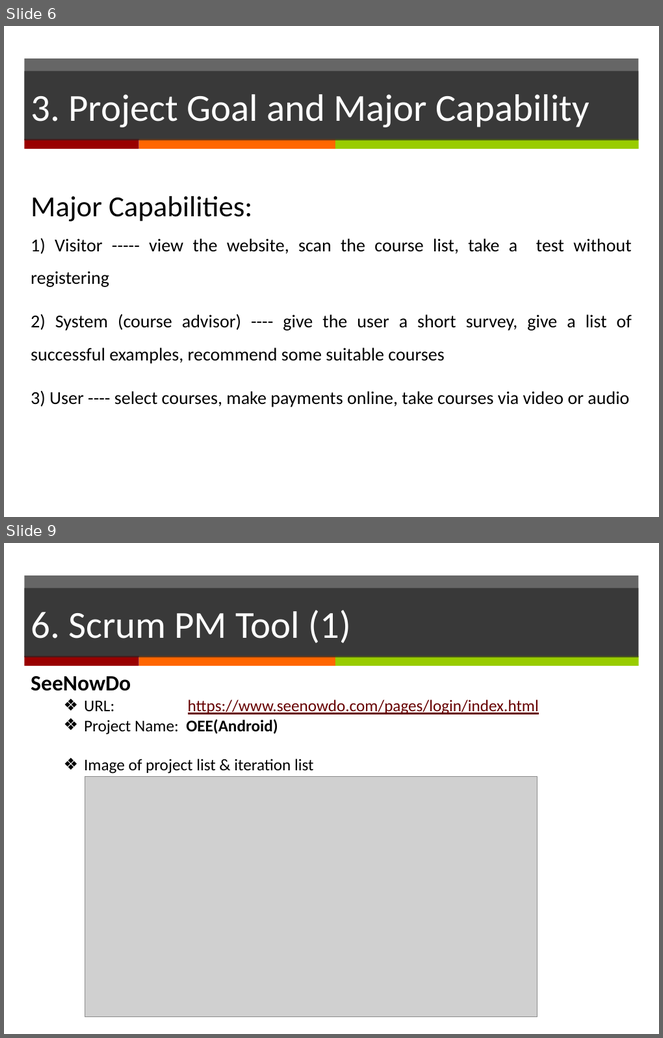
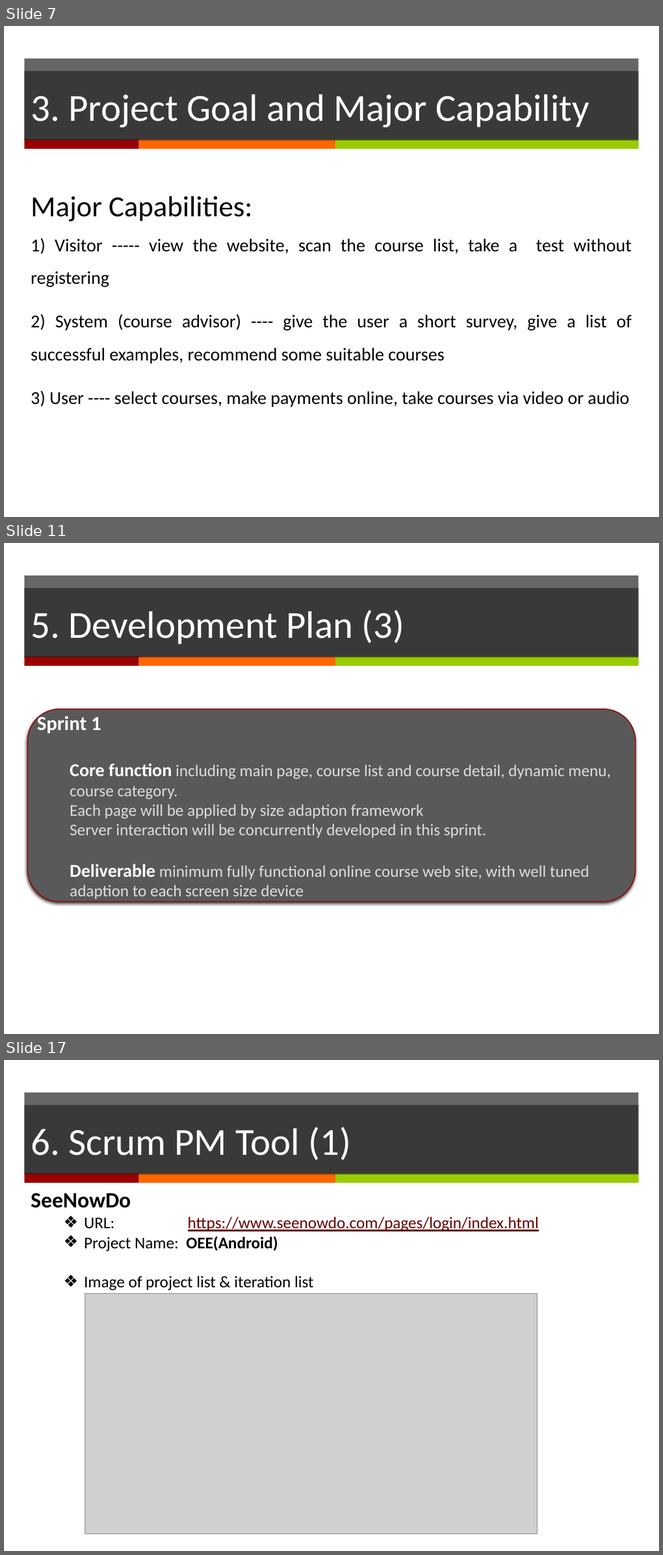
Before and after one commit to yadwinds/761_VEL, a slide deck: PCB/02 Plans & Actuals/2.1_Project Plan/Project Plan_(presentation)v0.1.pptx. Shown one above the other, each under a label of ours: slides 6 and 9 before the commit, slides 7, 11 and 17 after it; the slides between them are not shown. The pictures are 663x1038 and 663x1555 pixels, drawn with LibreOffice and Linux fonts; fonts in the diff are those of the drawing; grey boxes stand for pictures. Boxes give left, top, right and bottom in pixels: in the first picture for what was removed or moved away, otherwise in the second. Text is boxed around its words. In the diff, an @@ line names an element or a change of style, - is before the commit and + after.

```diff
--- a/PCB/02 Plans & Actuals/2.1_Project Plan/Project Plan_(presentation)v0.1.pptx
+++ b/PCB/02 Plans & Actuals/2.1_Project Plan/Project Plan_(presentation)v0.1.pptx
@@ slide 11 added at bbox=[4, 543, 659, 1034], background #FFFFFF; not listed: 4 template elements that a slide beside it also shows @@
@@ title added at bbox=[24, 589, 639, 657], fill #262626 at 70% opacity, 42 pt, text #FFFFFF @@
+5. Development Plan (3)
@@ rounded rectangle added at bbox=[27, 709, 636, 902], fill #595959, outline #950000 1 pt @@
@@ text added at bbox=[37, 713, 610, 899], 18 pt, text #DDDDDD @@
+Sprint 1
+  Core function including main page, course list and course detail, dynamic menu, course category.
+  Each page will be applied by size adaption framework
+  Server interaction will be concurrently developed in this sprint.
+  Deliverable minimum fully functional online course web site, with well tuned adaption to each screen size device
@@ what was slide 6 is now slide 7 @@
@@ what was slide 9 is now slide 17 @@
```
Also in this commit, not shown: 5 slides changed, 7 other slides added.
